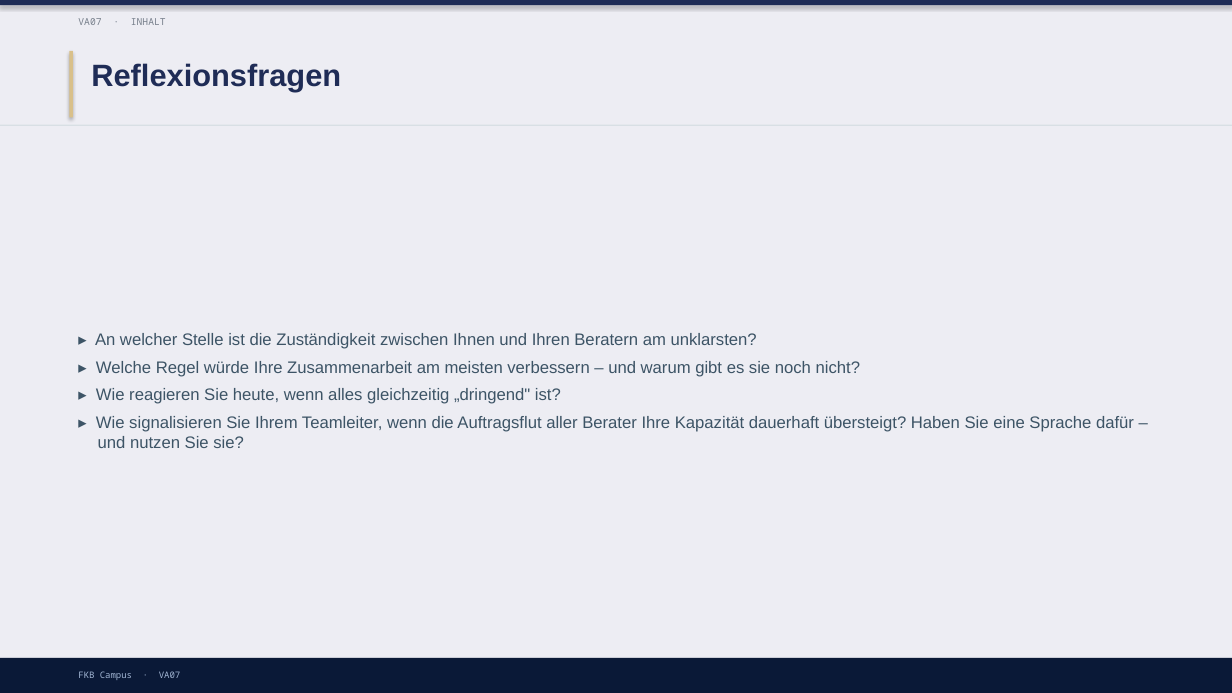
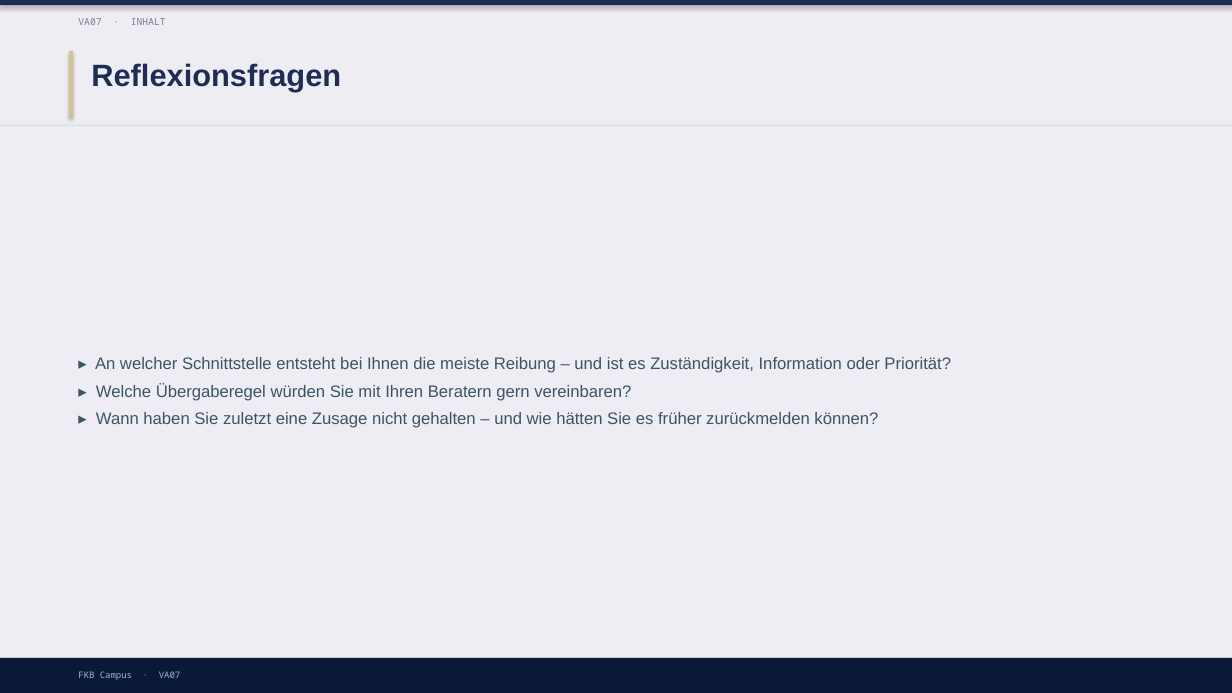
Before and after one commit to ck5rqc47pr-byte/firmenkundenakademie-online, a slide deck: slide 16 of protected-downloads/praesentation/VA07.pptx (slide 8 before the commit). Drawn at 1232x693 pixels with LibreOffice and Linux fonts; fonts in the diff are those of the drawing. Boxes give left, top, right and bottom in pixels: in the first picture for what was removed or moved away, otherwise in the second. Text is boxed around its words. In the diff, an @@ line names an element or a change of style, - is before the commit and + after.

```diff
--- a/protected-downloads/praesentation/VA07.pptx
+++ b/protected-downloads/praesentation/VA07.pptx
@@ text at bbox=[95, 357, 951, 428]: text changed @@
-▸ An welcher Stelle ist die Zuständigkeit zwischen Ihnen und Ihren Beratern am unklarsten?
-▸ Welche Regel würde Ihre Zusammenarbeit am meisten verbessern – und warum gibt es sie noch nicht?
-▸ Wie reagieren Sie heute, wenn alles gleichzeitig „dringend" ist?
-▸ Wie signalisieren Sie Ihrem Teamleiter, wenn die Auftragsflut aller Berater Ihre Kapazität dauerhaft übersteigt? Haben Sie eine Sprache dafür – und nutzen Sie sie?
+▸ An welcher Schnittstelle entsteht bei Ihnen die meiste Reibung – und ist es Zuständigkeit, Information oder Priorität?
+▸ Welche Übergaberegel würden Sie mit Ihren Beratern gern vereinbaren?
+▸ Wann haben Sie zuletzt eine Zusage nicht gehalten – und wie hätten Sie es früher zurückmelden können?
```
Also in this commit, not shown: 3 other slides changed, 8 slides added, 5 other files.
